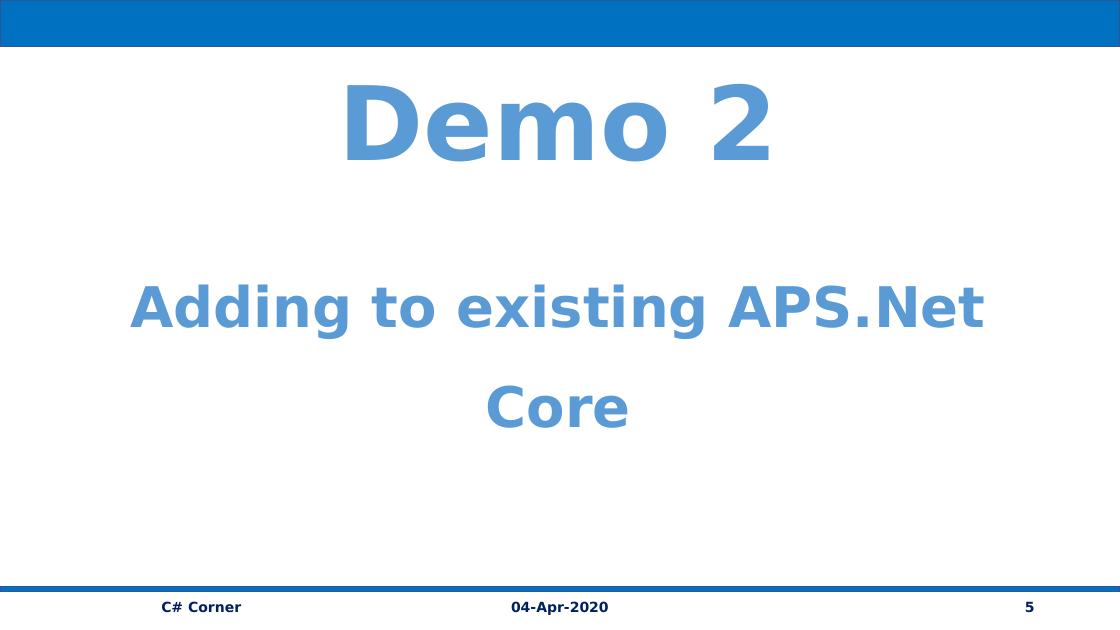
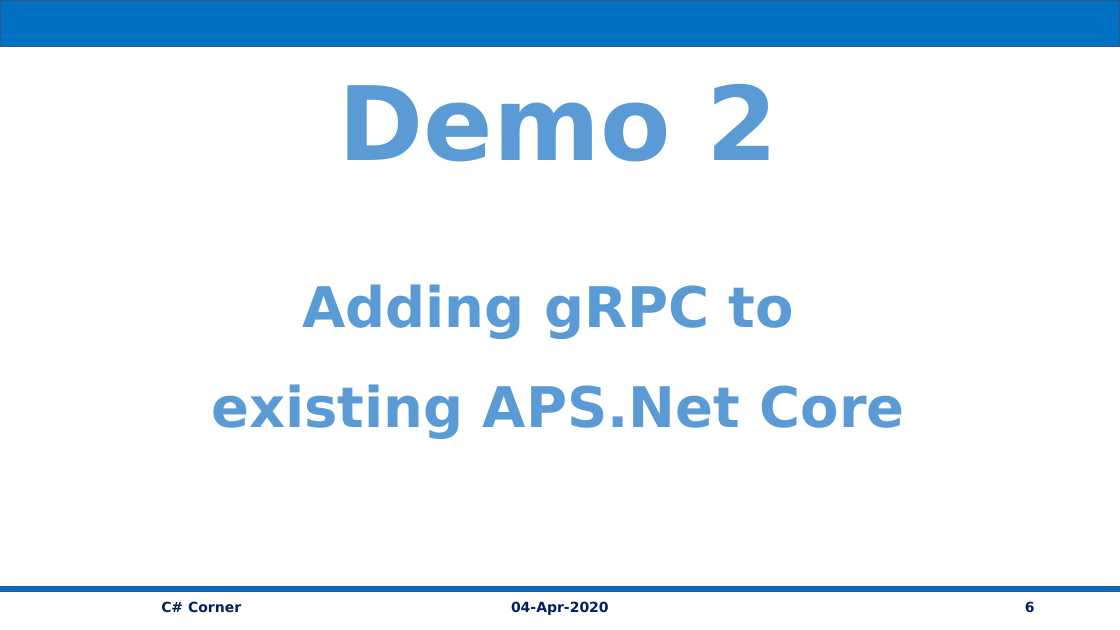
Before and after one commit to vishipayyallore/speaker_series, a slide deck: slide 6 of GRpcDemos/04Apr2020/Documentation/MicroService_gRPC_Way.pptx (slide 5 before the commit). Drawn at 1120x630 pixels with LibreOffice and Linux fonts; fonts in the diff are those of the drawing. Boxes give left, top, right and bottom in pixels: in the first picture for what was removed or moved away, otherwise in the second. Text is boxed around its words. In the diff, an @@ line names an element or a change of style, - is before the commit and + after.

```diff
--- a/GRpcDemos/04Apr2020/Documentation/MicroService_gRPC_Way.pptx
+++ b/GRpcDemos/04Apr2020/Documentation/MicroService_gRPC_Way.pptx
@@ text "Demo 2" moved from (x1=130, y1=84, x2=985, y2=428) to (x1=211, y1=84, x2=905, y2=439) @@
@@ text at (x1=211, y1=284, x2=905, y2=439): text changed @@
-Adding to existing APS.Net Core
+Adding gRPC to
+existing APS.Net Core
@@ page number at (x1=1025, y1=601, x2=1035, y2=612): text changed @@
-5
+6
```
Also in this commit, not shown: 2 other slides changed, 5 other files.
